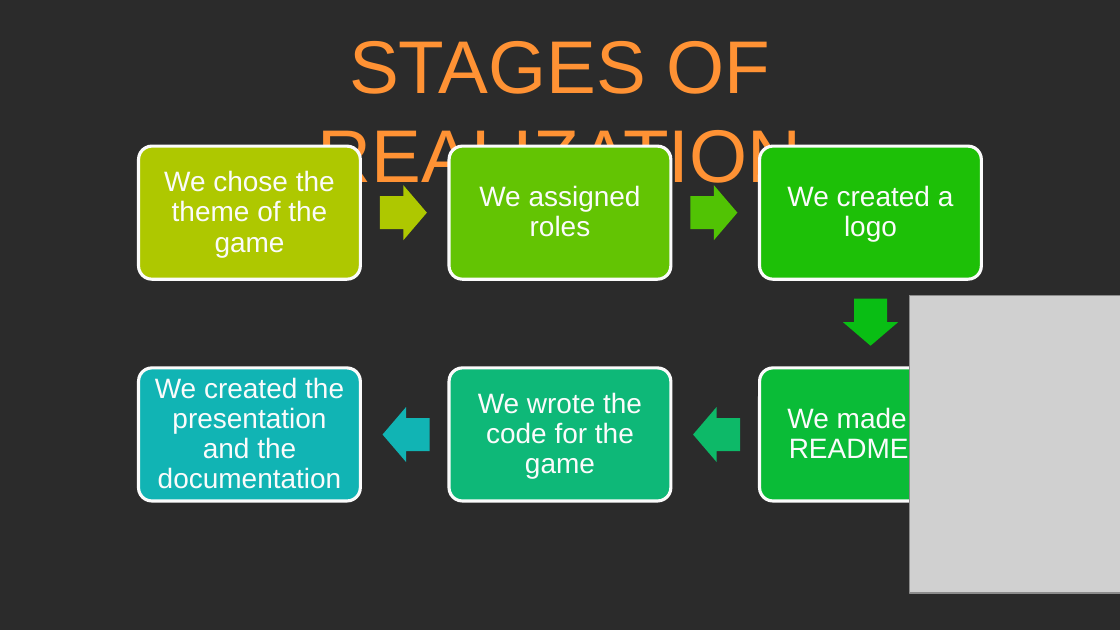
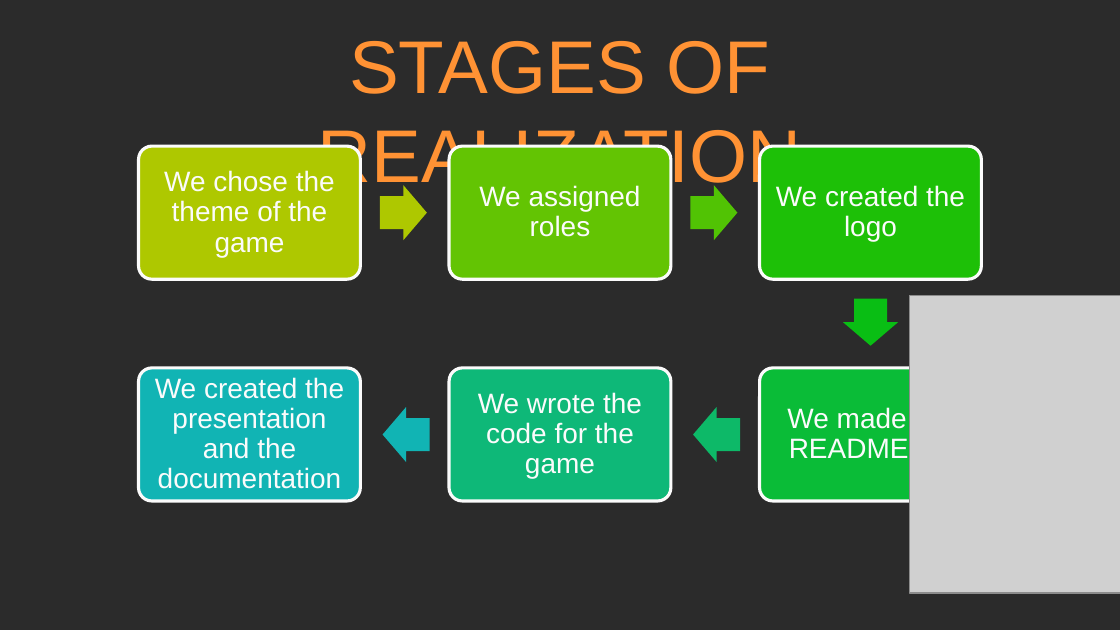
Before and after one commit to INNedkova21/cowsers, a slide deck: slide 4 of documents/Presentation.pptx. Drawn at 1120x630 pixels with LibreOffice and Linux fonts; fonts in the diff are those of the drawing; grey boxes stand for pictures; background and template pictures are left out; a plain dark background stands for a picture behind light text. Boxes give left, top, right and bottom in pixels: in the first picture for what was removed or moved away, otherwise in the second. Text is boxed around its words. In the diff, an @@ line names an element or a change of style, - is before the commit and + after.

Commit message:
Update presentation

```diff
--- a/documents/Presentation.pptx
+++ b/documents/Presentation.pptx
@@ text at [776, 185, 965, 242]: text changed @@
-We created a logo
+We created the logo
```
